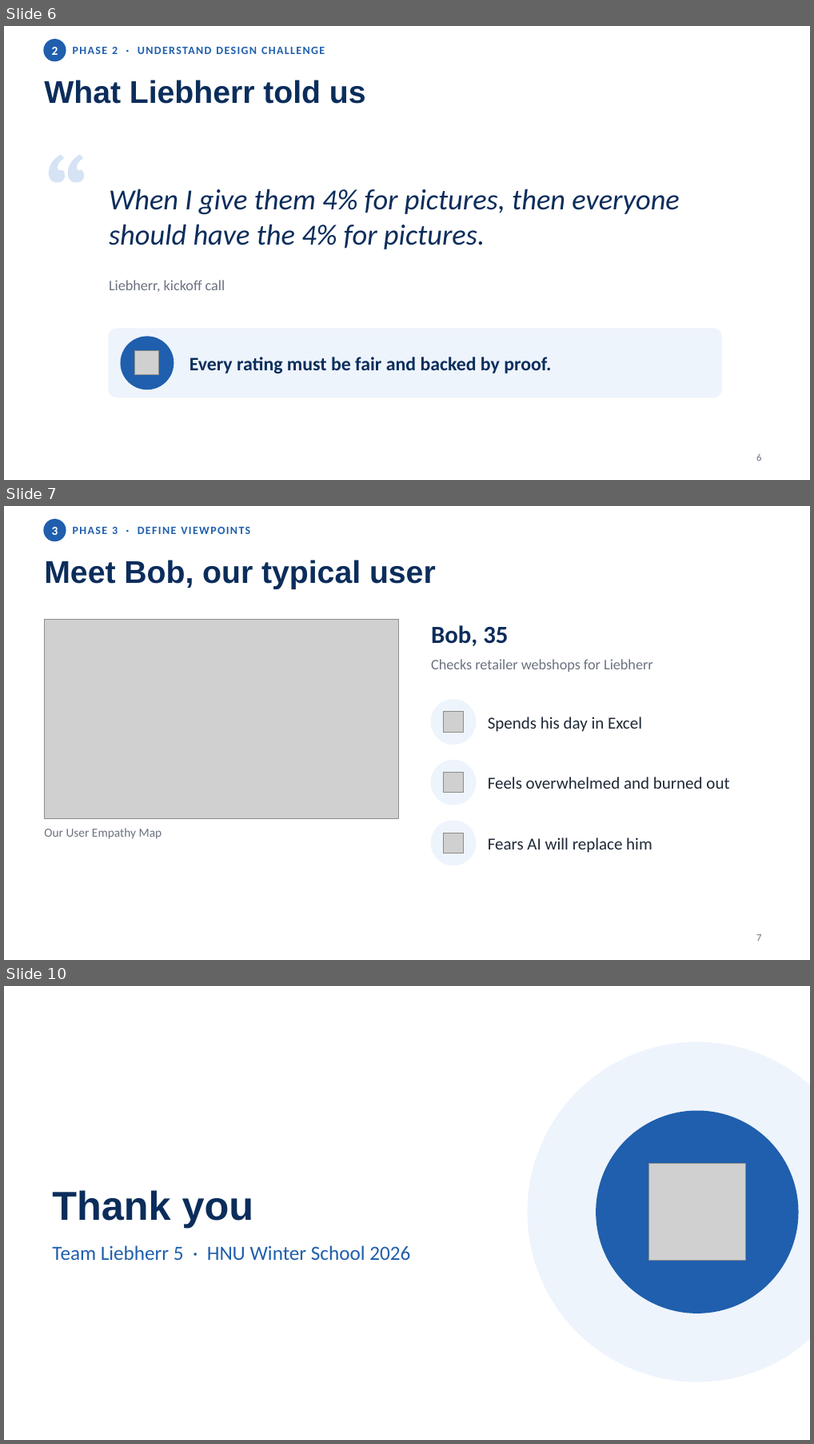
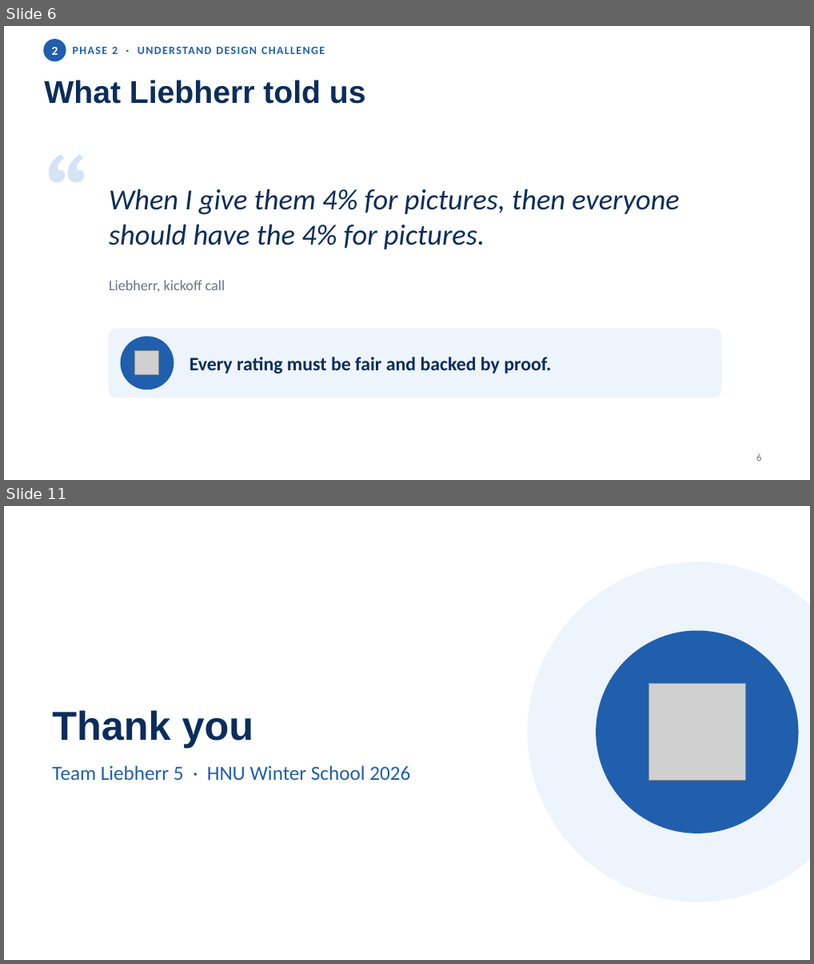
Before and after one commit to niv1999/liebherr-hackathon-2026, a slide deck: Liebherr5_DesignThinking_Journey.pptx. Shown one above the other, each under a label of ours: slides 6, 7 and 10 before the commit, slides 6 and 11 after it; the slides between them are not shown. The pictures are 814x1444 and 814x964 pixels, drawn with LibreOffice and Linux fonts; fonts in the diff are those of the drawing; grey boxes stand for pictures. Boxes give left, top, right and bottom in pixels: in the first picture for what was removed or moved away, otherwise in the second. Text is boxed around its words. In the diff, an @@ line names an element or a change of style, - is before the commit and + after.

```diff
--- a/Liebherr5_DesignThinking_Journey.pptx
+++ b/Liebherr5_DesignThinking_Journey.pptx
@@ slide 7 removed at [4,506,810,960], background #FFFFFF @@
@@ ellipse removed at [44,520,66,540] @@
@@ text removed at [52,527,58,535] @@
-3
@@ text removed at [73,527,250,534] @@
-PHASE 3 · DEFINE VIEWPOINTS
@@ title removed at [44,560,436,589] @@
-Meet Bob, our typical user
@@ picture removed at [44,619,399,819] @@
@@ text removed at [431,625,508,646] @@
-Bob, 35
@@ text removed at [431,659,654,672] @@
-Checks retailer webshops for Liebherr
@@ ellipse removed at [431,700,476,744] @@
@@ picture removed at [443,712,464,732] @@
@@ text removed at [488,716,642,732] @@
-Spends his day in Excel
@@ ellipse removed at [431,760,476,804] @@
@@ picture removed at [443,772,464,792] @@
@@ text removed at [488,776,730,788] @@
-Feels overwhelmed and burned out
@@ text removed at [44,828,162,839] @@
-Our User Empathy Map
@@ ellipse removed at [431,820,476,865] @@
@@ picture removed at [443,832,464,852] @@
@@ text removed at [488,837,653,852] @@
-Fears AI will replace him
@@ page number removed at [757,934,762,940] @@
-7
@@ what was slide 10 is now slide 11 @@
```
Also in this commit, not shown: 1 slide changed, 3 slides added, 1 other slide removed, 1 other file.
